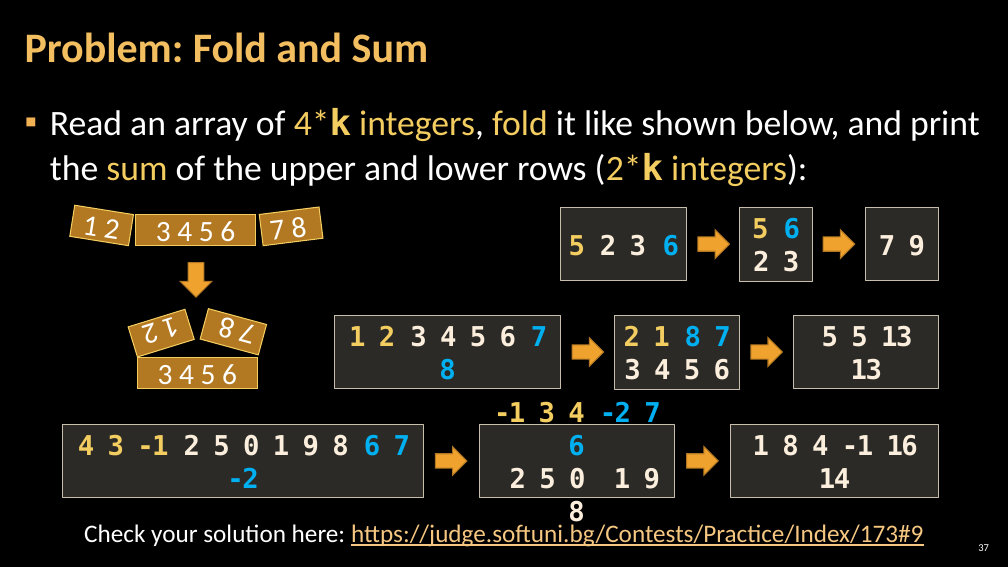
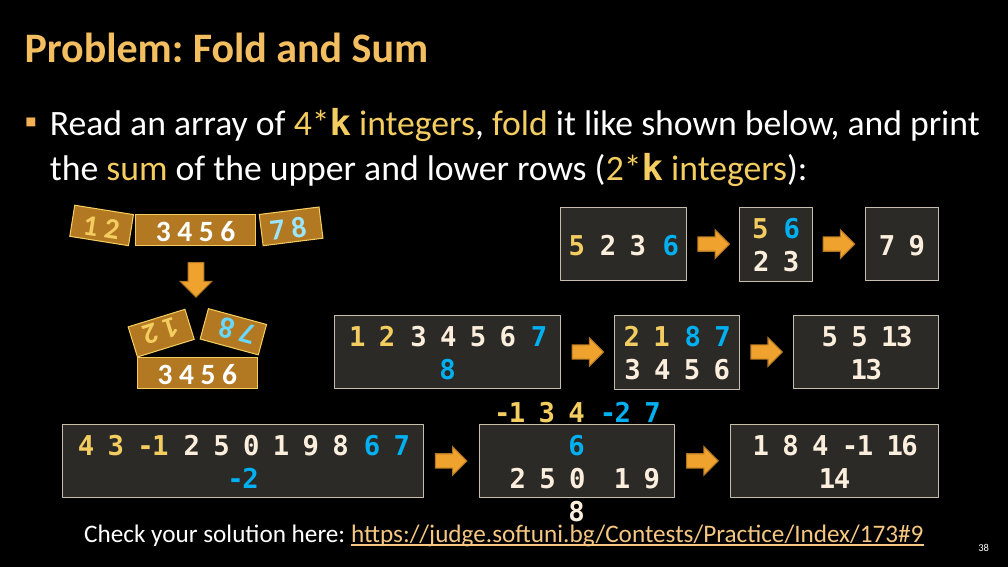
Before and after one commit to RevoRBE/Programming-Fundamentals, a slide deck: slide 38 of 00 Resources/05. Programming-Fundamentals-Strings-Dictionaries-Lambda-and-LINQ.pptx (slide 37 before the commit). Drawn at 1008x567 pixels with LibreOffice and Linux fonts; fonts in the diff are those of the drawing; background and template pictures are left out. Boxes give left, top, right and bottom in pixels: in the first picture for what was removed or moved away, otherwise in the second. Text is boxed around its words. In the diff, an @@ line names an element or a change of style, - is before the commit and + after.

```diff
--- a/00 Resources/05. Programming-Fundamentals-Strings-Dictionaries-Lambda-and-LINQ.pptx
+++ b/00 Resources/05. Programming-Fundamentals-Strings-Dictionaries-Lambda-and-LINQ.pptx
@@ rectangle "1 2" at (x1=70, y1=205, x2=134, y2=246): text colour #FFFFFF to #F3CD60, bold on @@
@@ rectangle "7 8" at (x1=259, y1=207, x2=323, y2=246): text colour #FFFFFF to #9BE5FF, bold on @@
@@ rectangle "1 2" at (x1=128, y1=309, x2=195, y2=357): text colour #FFFFFF to #F3CD60, bold on @@
@@ rectangle "7 8" at (x1=200, y1=309, x2=267, y2=355): text colour #FFFFFF to #69D8FF, bold on @@
@@ page number at (x1=978, y1=544, x2=989, y2=551): text changed @@
-37
+38
```
Also in this commit, not shown: 18 other slides changed, 1 slide added, 7 other files.
